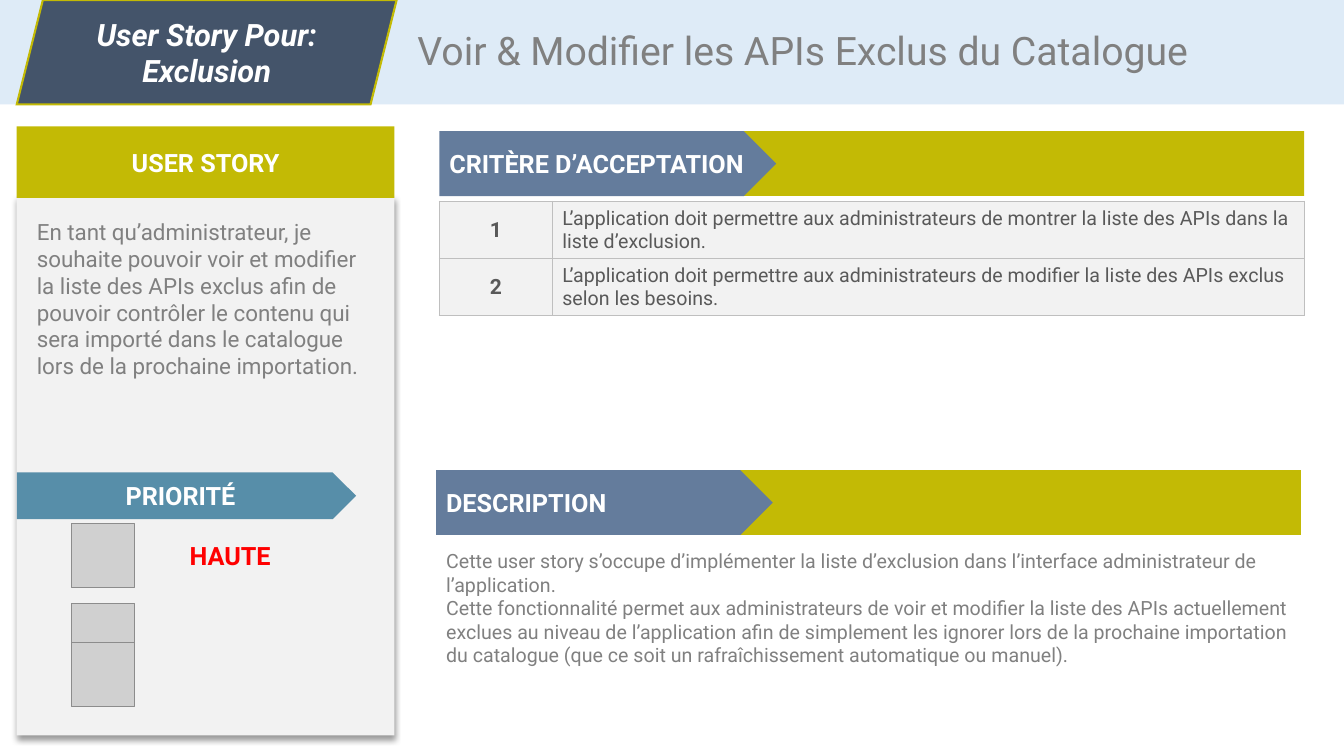
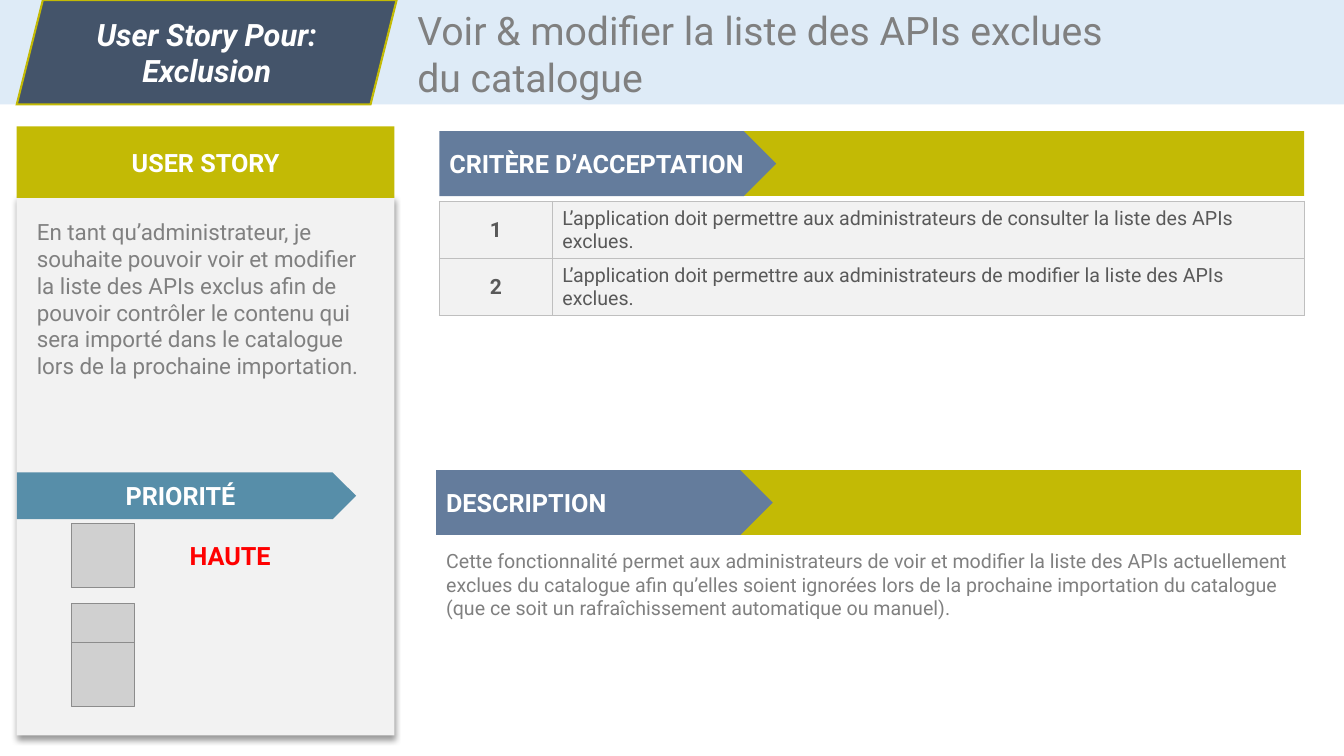
Before and after one commit to CC4K/api-catalog-development, a slide deck: slide 6 of reports/S3-User-Stories/user-stories-dev.odp. Drawn at 1344x756 pixels with LibreOffice and Linux fonts; fonts in the diff are those of the drawing; grey boxes stand for pictures. Boxes give left, top, right and bottom in pixels: in the first picture for what was removed or moved away, otherwise in the second. Text is boxed around its words. In the diff, an @@ line names an element or a change of style, - is before the commit and + after.

Commit message:
TODO: fixer user stories

```diff
--- a/reports/S3-User-Stories/user-stories-dev.odp
+++ b/reports/S3-User-Stories/user-stories-dev.odp
@@ text at box(417, 15, 1102, 100): text changed @@
-Voir & Modifier les APIs Exclus du Catalogue
+Voir & modifier la liste des APIs exclues du catalogue
@@ table at box(439, 201, 1304, 315) @@
-row 1, column 2: L’application doit permettre aux administrateurs de montrer la liste des APIs dans la liste d’exclusion.
+row 1, column 2: L’application doit permettre aux administrateurs de consulter la liste des APIs exclues.
-row 2, column 2: L’application doit permettre aux administrateurs de modifier la liste des APIs exclus selon les besoins.
+row 2, column 2: L’application doit permettre aux administrateurs de modifier la liste des APIs exclues.
@@ text at box(446, 553, 1286, 619): text changed @@
-Cette user story s’occupe d’implémenter la liste d’exclusion dans l’interface administrateur de l’application.
-Cette fonctionnalité permet aux administrateurs de voir et modifier la liste des APIs actuellement exclues au niveau de l’application afin de simplement les ignorer lors de la prochaine importation du catalogue (que ce soit un rafraîchissement automatique ou manuel).
+Cette fonctionnalité permet aux administrateurs de voir et modifier la liste des APIs actuellement exclues du catalogue afin qu’elles soient ignorées lors de la prochaine importation du catalogue (que ce soit un rafraîchissement automatique ou manuel).
```
Also in this commit, not shown: 7 other slides changed, 1 slide added, 2 other files.
